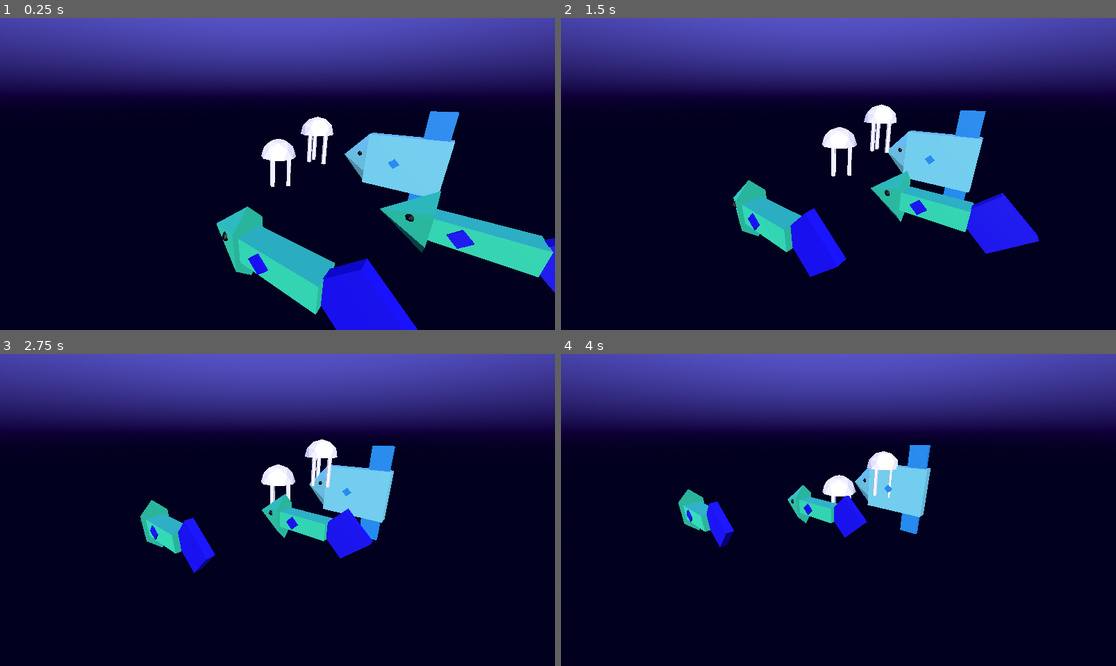
Above: before the commit, frames 1-4 (two rows, left to right).
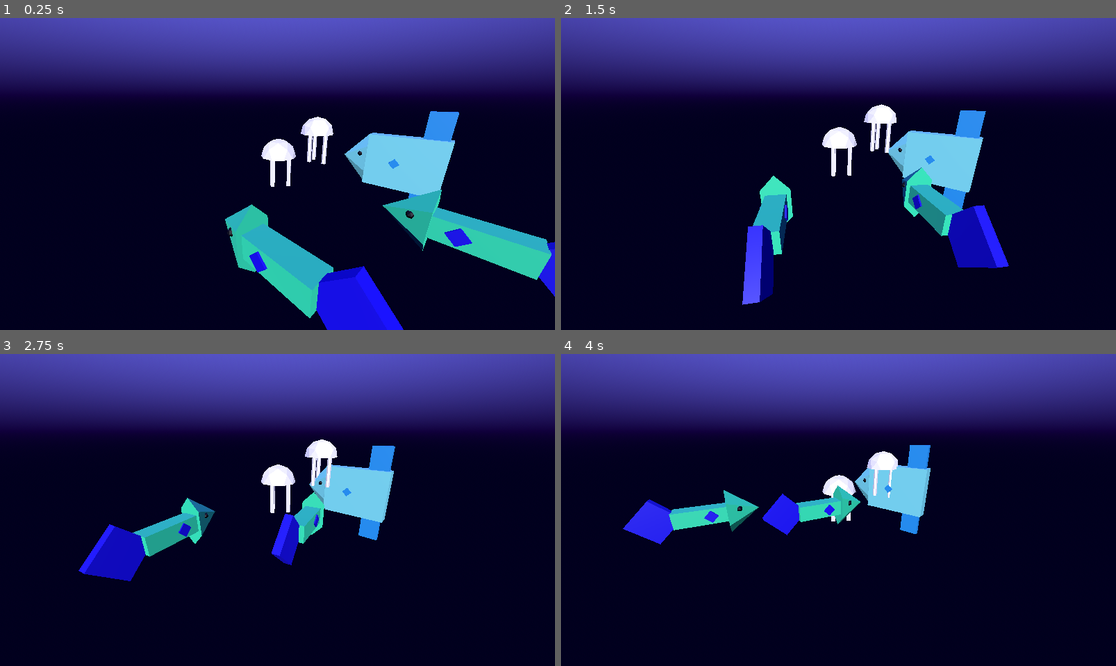
Above: after the commit, the same moments.

Repository: kennebel/RandomPlay
Game: Godot game, scene res://Scenes/world.tscn
The game is run twice, just before and just after one commit, with the same random seed, the same clock (stepped at 60 frames per second) and the same inputs.
Inputs:
- Up to frame 1 (0.25 s): no input
- Up to frame 2 (1.5 s): no input
- Up to frame 3 (2.75 s): no input
- Up to frame 4 (4 s): no input

The runs differ from the first frame. In frame 1, 2.4% of the frame differs, in the area x 39-100%, y 55-100%; in frame 2, 7.6%, in the area x 31-87%, y 47-92%; in frame 3, 5.4%; in frame 4, 3.6%.

Commit message:
Playing with basic inheritance

Diff:
--- a/Prefabs/fish_base.tscn
+++ b/Prefabs/fish_base.tscn
@@ -1,10 +1,10 @@
 [gd_scene load_steps=3 format=3 uid="uid://bc6aaoxetwtwy"]
 
-[ext_resource type="Script" path="res://Scripts/FlockBase.gd" id="1_0ywvu"]
+[ext_resource type="Script" path="res://Scripts/FishBase.gd" id="1_hl0dk"]
 [ext_resource type="PackedScene" uid="uid://dwu03qf5jnvtl" path="res://Models/Fish.glb" id="2_676c7"]
 
 [node name="Fish_Base" type="Node3D"]
-script = ExtResource("1_0ywvu")
+script = ExtResource("1_hl0dk")
 ItemType = 1
 
-[node name="Fish" parent="." instance=ExtResource("2_676c7")]
+[node name="Model" parent="." instance=ExtResource("2_676c7")]
--- /dev/null
+++ b/Scripts/FishBase.gd
@@ -0,0 +1,25 @@
+extends FlockBase
+
+class_name FishBase
+
+@export var SwimLimit:float = 1
+var MoveDir:int = 1
+var ModelView:Node3D = null
+
+# Called when the node enters the scene tree for the first time.
+func _ready():
+	ItemType = RandGlobal.ItemType.Fish
+	ModelView = get_node("Model")
+	super()
+
+
+# Called every frame. 'delta' is the elapsed time since the previous frame.
+#func _process(delta):
+#	pass
+
+func DoMovement(delta:float):
+	super(delta)
+
+	# Fish Swimming Motion
+
+	ModelView.rotate(Vector3.UP, delta*Speed*-0.25)
--- a/Scripts/FlockBase.gd
+++ b/Scripts/FlockBase.gd
@@ -26,11 +26,13 @@
 	RGlobal.UnregisterItem(self)
 
 func _process(delta):
-	#self.rotate(Vector3.UP, delta*Speed*-0.25)
+	DoMovement(delta)
+
+# User functions
+func DoMovement(delta:float):
 	DoFlocking()
 	self.translate_object_local(Vector3.FORWARD * delta * Speed)
 
-# User functions
 func DoFlocking():
 	#int         j;
 	#int         N;      // Number of neighbors
